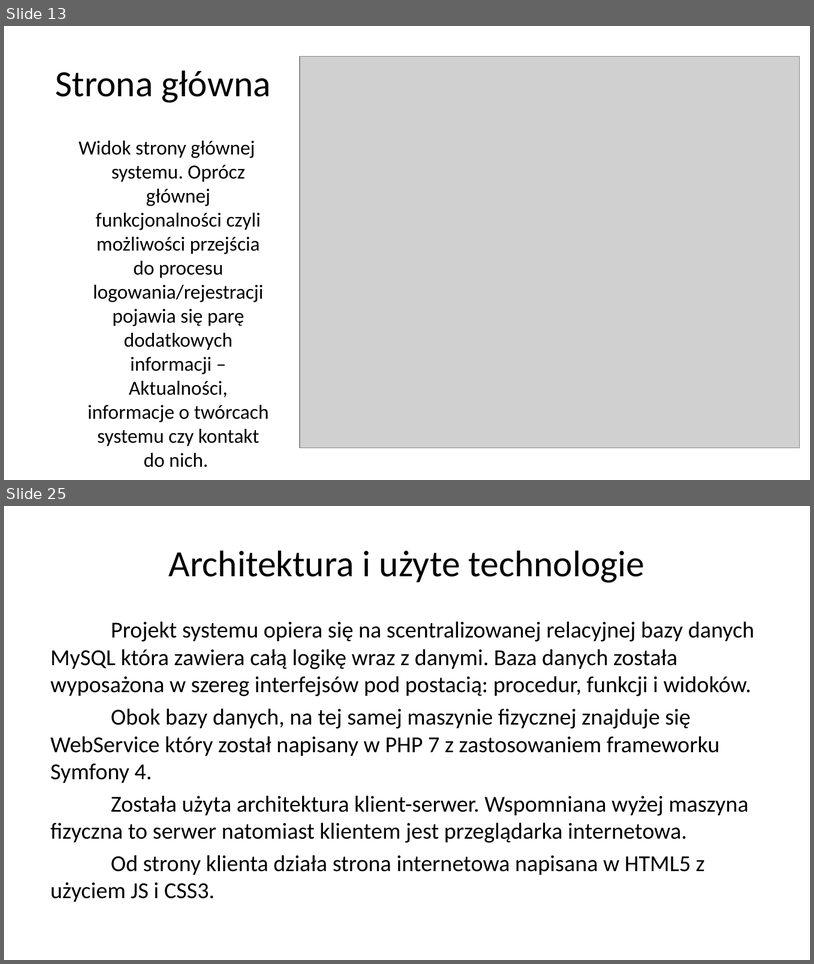
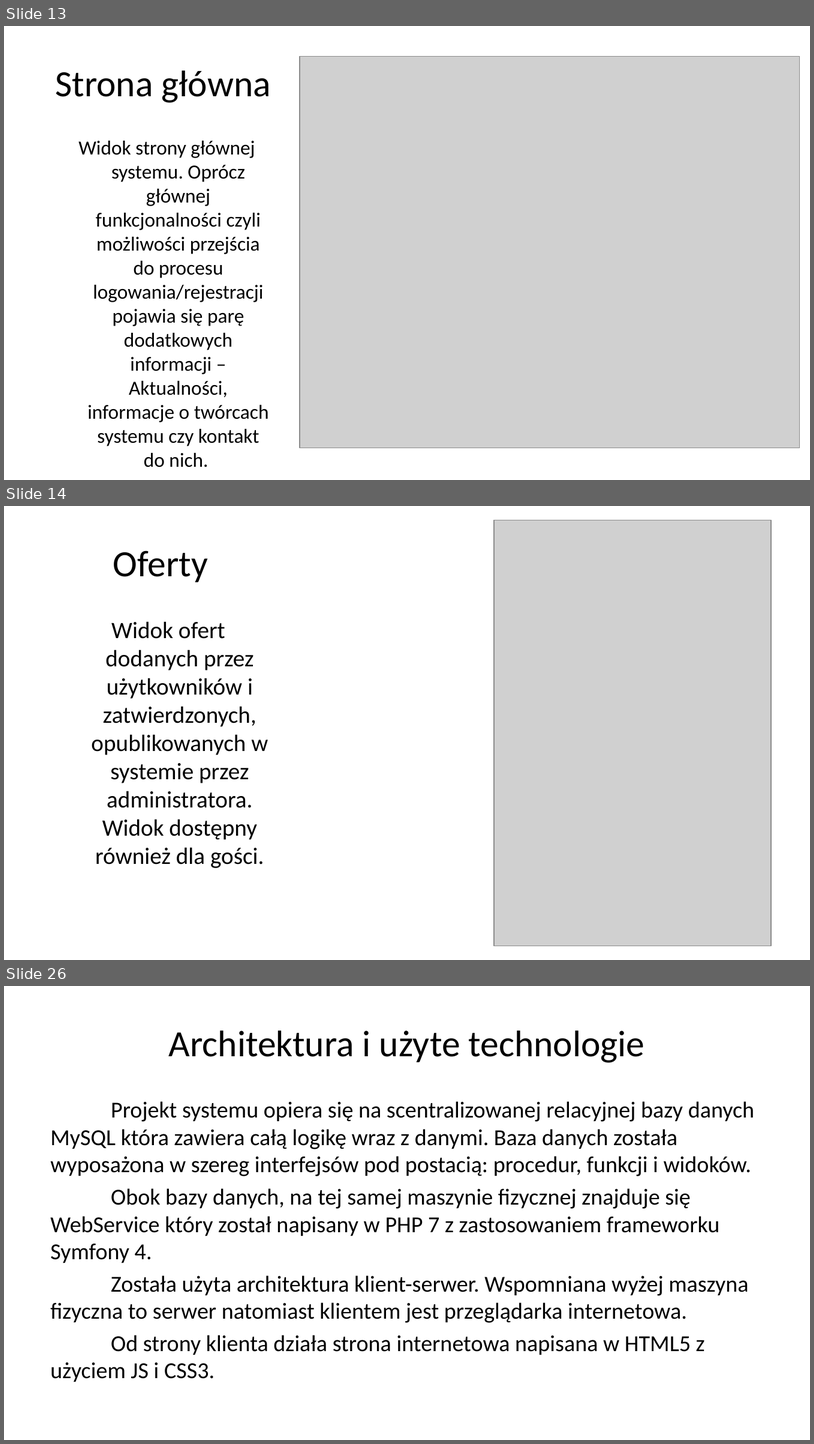
Before and after one commit to bjj-project/accommodation_announcements_documentation, a slide deck: accommodation_announcements_presentation.pptx. Shown one above the other, each under a label of ours: slides 13 and 25 before the commit, slides 13, 14 and 26 after it; the slides between them are not shown. The pictures are 814x964 and 814x1444 pixels, drawn with LibreOffice and Linux fonts; fonts in the diff are those of the drawing; grey boxes stand for pictures; background and template pictures are left out. Boxes give left, top, right and bottom in pixels: in the first picture for what was removed or moved away, otherwise in the second. Text is boxed around its words. In the diff, an @@ line names an element or a change of style, - is before the commit and + after.

Commit message:
Opis widoków, korekta błędów językowych

```diff
--- a/accommodation_announcements_presentation.pptx
+++ b/accommodation_announcements_presentation.pptx
@@ slide 14 added at box(4, 506, 810, 960), background picture (left out) @@
@@ picture added at box(494, 520, 771, 945) @@
@@ title added at box(113, 550, 207, 582), 33 pt, text #000000 @@
+Oferty
@@ text added at box(91, 621, 268, 868), 21 pt, text #000000 @@
+Widok ofert dodanych przez użytkowników i zatwierdzonych, opublikowanych w systemie przez administratora. Widok dostępny również dla gości.
@@ what was slide 25 is now slide 26 @@
```
Also in this commit, not shown: 8 slides changed, 6 other slides added, 6 slides removed.
